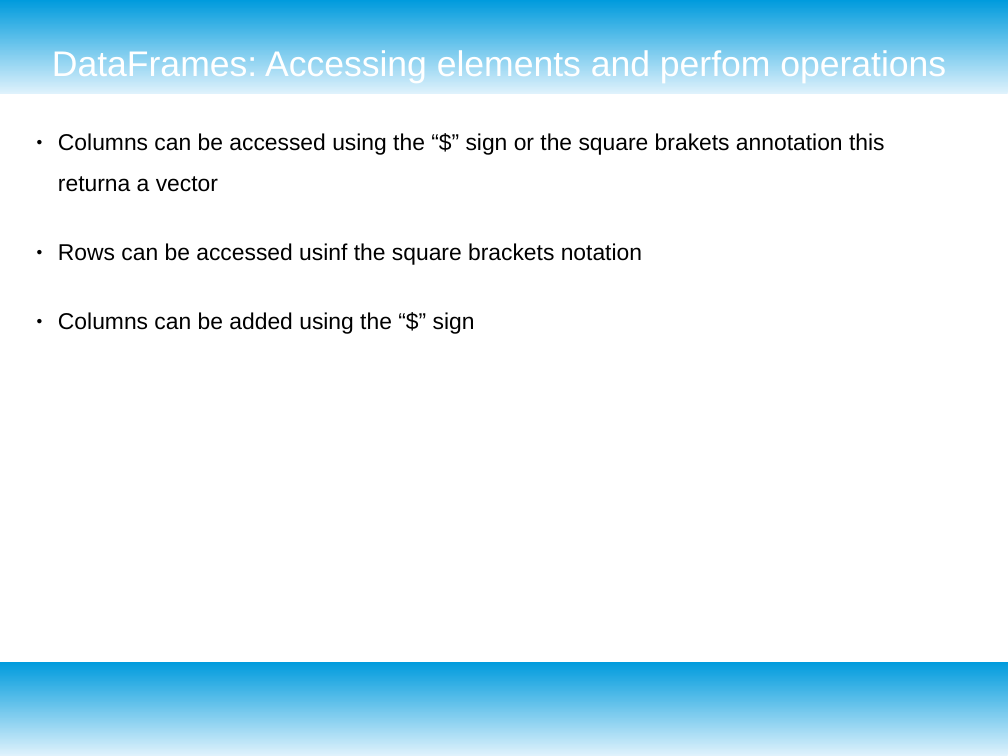
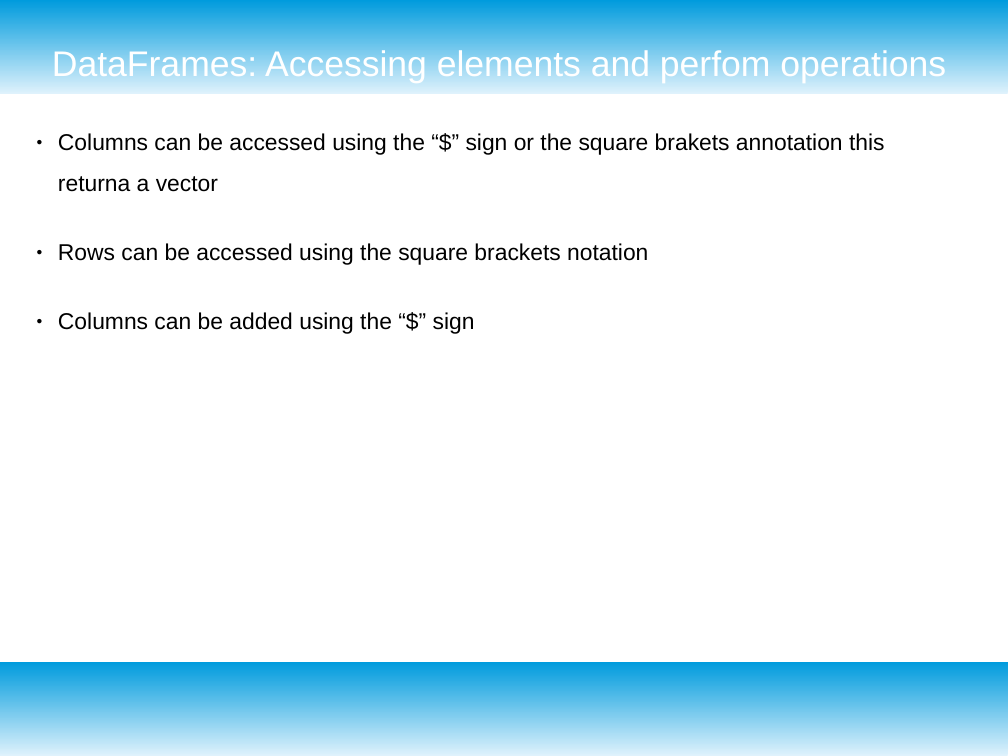
Before and after one commit to ngualand/Introduction_to_bioinformatics, a slide deck: slide 19 of Slides/Introduction_R.odp. Drawn at 1008x756 pixels with LibreOffice and Linux fonts; fonts in the diff are those of the drawing. Boxes give left, top, right and bottom in pixels: in the first picture for what was removed or moved away, otherwise in the second. Text is boxed around its words. In the diff, an @@ line names an element or a change of style, - is before the commit and + after.

```diff
--- a/Slides/Introduction_R.odp
+++ b/Slides/Introduction_R.odp
@@ text at bbox=[58, 243, 648, 265]: text changed @@
-● Rows can be accessed usinf the square brackets notation
+● Rows can be accessed using the square brackets notation
```
Also in this commit, not shown: 6 other slides changed, 1 slide added, 1 slide removed, 3 other files.
